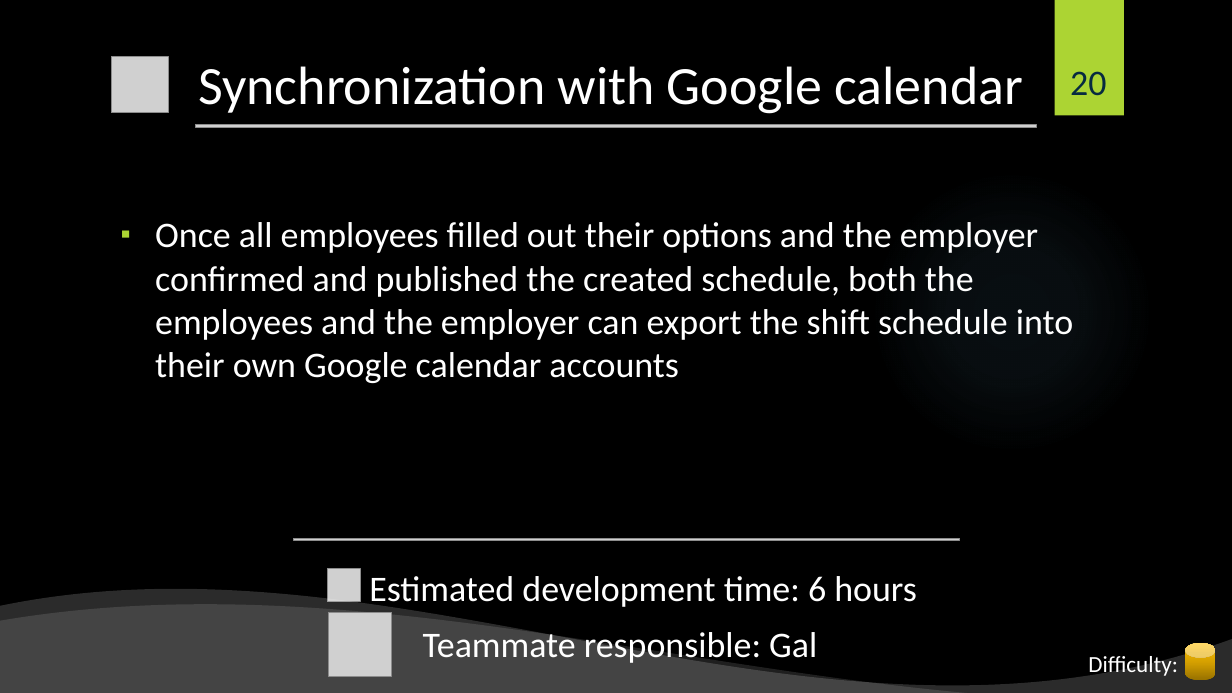
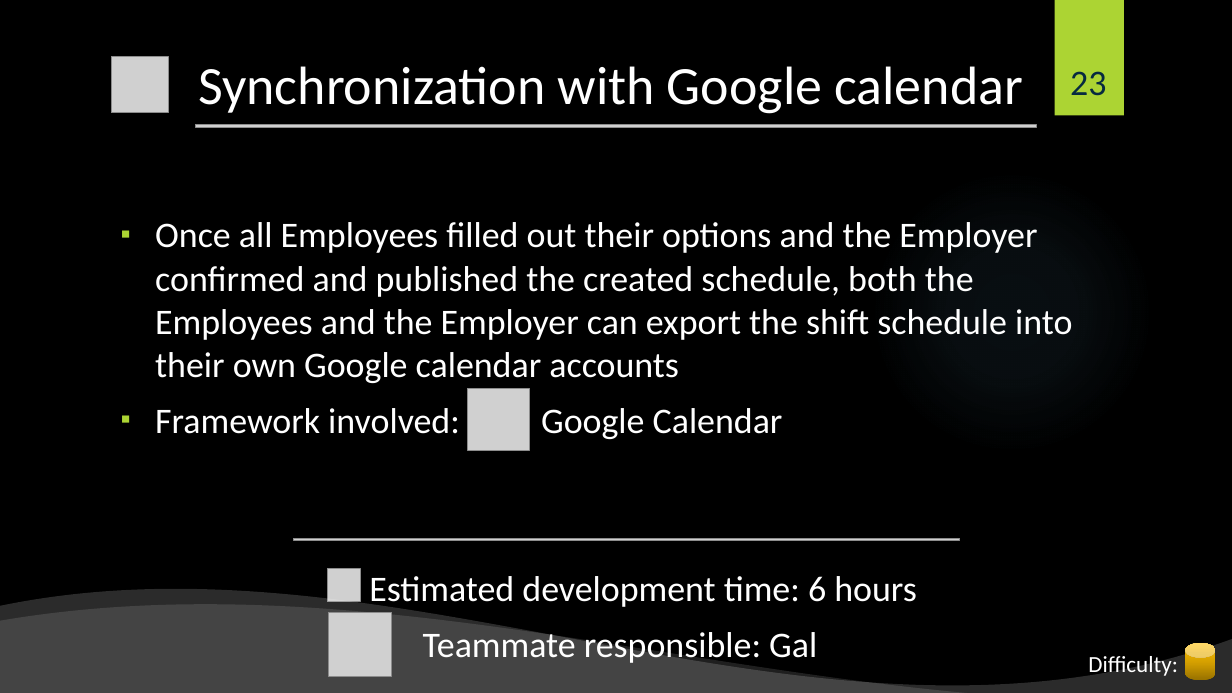
Before and after one commit to shiftlyapp/Shiftly, a slide deck: slide 23 of Backlog.pptx (slide 20 before the commit). Drawn at 1232x693 pixels with LibreOffice and Linux fonts; fonts in the diff are those of the drawing; grey boxes stand for pictures; background and template pictures are left out. Boxes give left, top, right and bottom in pixels: in the first picture for what was removed or moved away, otherwise in the second. Text is boxed around its words. In the diff, an @@ line names an element or a change of style, - is before the commit and + after.

```diff
--- a/Backlog.pptx
+++ b/Backlog.pptx
@@ page number at <box>1070,71,1106,95</box>: text changed @@
-20
+23
@@ text at <box>155,222,1072,439</box>: text changed @@
-▪ Once all employees filled out their options and the employer confirmed and published the created schedule, both the employees and the employer can export the shift schedule into their own Google calendar accounts
+▪ Once all Employees filled out their options and the Employer confirmed and published the created schedule, both the Employees and the Employer can export the shift schedule into their own Google calendar accounts
+▪ Framework involved: Google Calendar
@@ picture added at <box>468,389,530,451</box> @@
```
Also in this commit, not shown: 15 other slides changed, 3 slides added.
